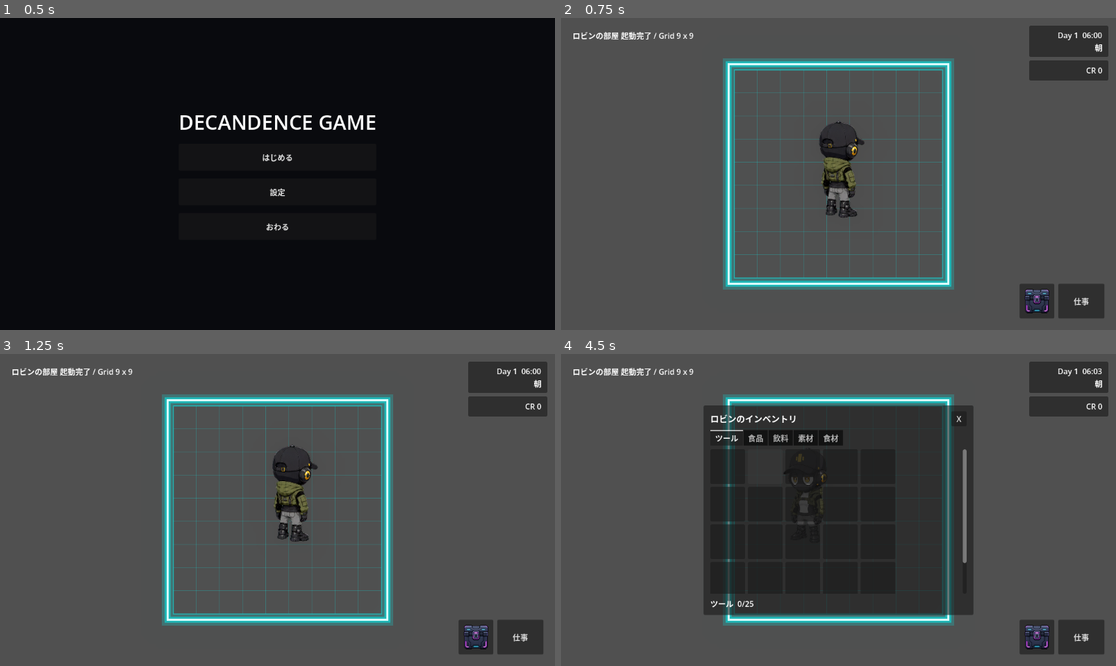
Above: before the commit, frames 1-4 (two rows, left to right).
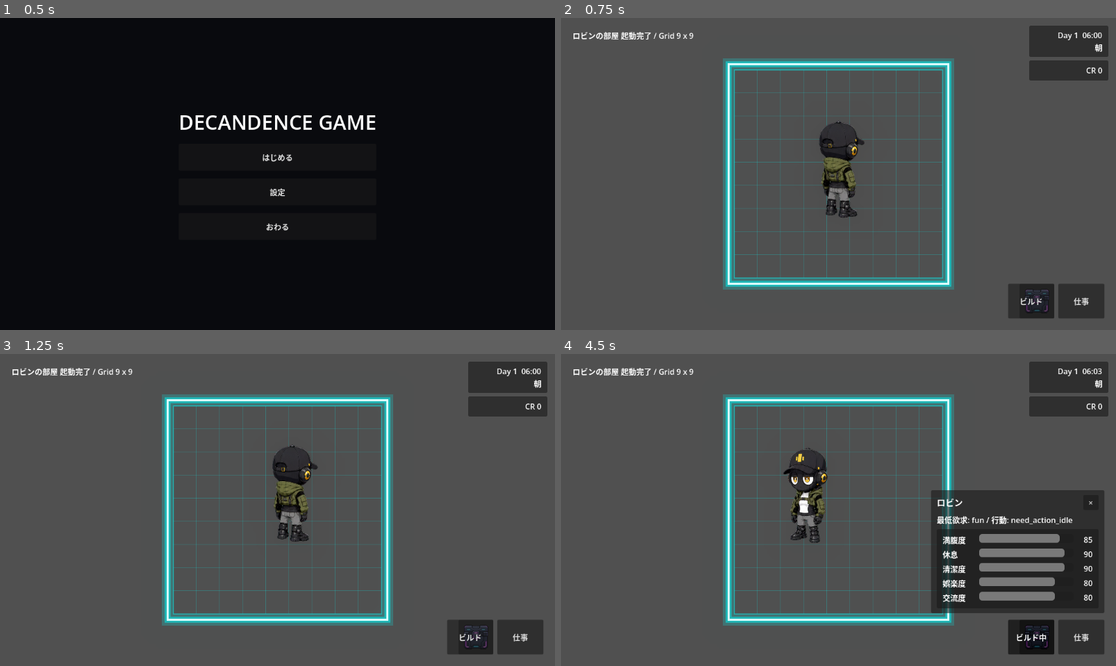
Above: after the commit, the same moments.

Repository: grimoire1089-coder/optimistic
Game: Godot game, scene res://Scenes/Boot/TitleScene.tscn
Same seed, same stepped clock (60 frames per second), same inputs: the game is played once before the commit and once after it.
Inputs (mouse positions are in pixels of both pictures, inside the frame that each line leads up to):
- Up to frame 1 (0.5 s): no input
- Up to frame 2 (0.75 s): click "はじめる" at 0.5 s
- Up to frame 3 (1.25 s): no input
- Up to frame 4 (4.5 s): click (1032, 637) at 1.25 s, where only the run after the commit has a clickable "ビルド"; click (1032, 637) at 2 s, where only the run after the commit has a clickable "ビルド中"; click (1038, 637) at 2.75 s; click (727, 466) at 3.52 s; click (766, 466) at 4.27 s

Frame 1 is identical in both runs. In frame 2, 0.4% of the frame differs, in the area x 80-88%, y 85-97%; in frame 3, 0.4%; in frame 4, 39%, in the area x 25-98%, y 16-97%.

Commit message:
Add build mode button to main HUD

Diff:
--- a/Scenes/Main/MainScene.tscn
+++ b/Scenes/Main/MainScene.tscn
@@ -13,6 +13,7 @@
 [ext_resource type="PackedScene" path="res://Scenes/UI/Inventory/RobinInventoryUI.tscn" id="10_inventory_ui"]
 [ext_resource type="Script" path="res://Scripts/Maps/RoomMapGridModule.gd" id="11_room_map_grid"]
 [ext_resource type="Script" path="res://Scripts/Maps/Furniture/FurniturePlacementModule.gd" id="12_furniture_placement"]
+[ext_resource type="PackedScene" path="res://Scenes/UI/HUD/BuildModeButton.tscn" id="13_build_mode_button"]
 
 [sub_resource type="Environment" id="Environment_ctt6t"]
 glow_enabled = true
@@ -64,4 +65,6 @@
 
 [node name="InventoryButton" parent="CanvasLayer" instance=ExtResource("9_inventory_button")]
 
+[node name="BuildModeButton" parent="CanvasLayer" instance=ExtResource("13_build_mode_button")]
+
 [node name="WorkCreditButton" parent="CanvasLayer" unique_id=44562355 instance=ExtResource("7_work_credit_button")]
